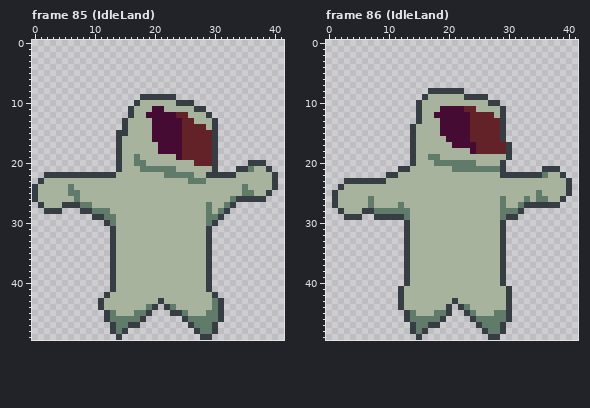
Two versions of one pixel-art file, _asset_builders/sprites/player.ase. Above is the file before it was changed.
42x50 pixels, 90 frames. Shown: frame 85 (IdleLand), frame 86 (IdleLand). The commit also changed other frames, which this record leaves out.
The result:
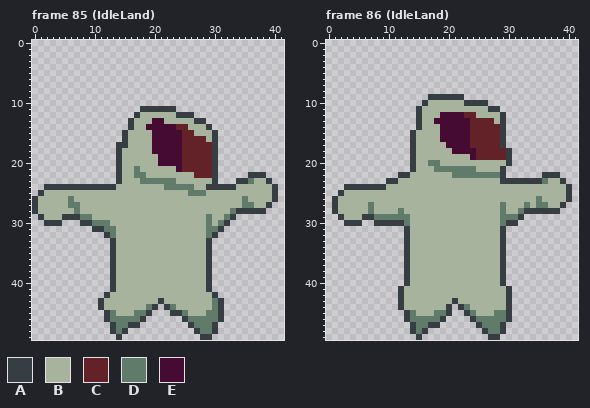
Palette (. is transparent): A #373e43  B #a8b39e  C #632128  D #607b69  E #460b33
Commit message: Improved landing to idle transition animation.
From old to new:
--- frame 85 (IdleLand), layer "Layer 2"
@@ x 0..41 @@
  8 ..........................................
- 9 ..................AAAAAA..................
-10 .................ABBBBBBAAA...............
-11 ................ABBBEEBBBBBAA.............
-12 ................ABBEEEEECCBBBA............
-13 ...............ABBBBEEEEECCBBBA...........
-14 ...............ABBBBEEEEECCCCBA...........
-15 ..............AABBBBEEEEECCCCCA...........
-16 ..............ABBBBBEEEEECCCCCA...........
-17 ..............ABBBBBBEEEECCCCCA...........
-18 ..............ABBBBBBEEEECCCCCA...........
-19 ..............ABBDBBBBBBECCCCCA...........
-20 ..............ABBDDBBBBBBBBCCCA.....AAA...
-21 ..............ABBBDDDDDDBBBBBBA...AADBBA..
-22 ..AAAAAAAAAAAABBBBBBBBDDDDDBBAAAAABBBBBBA.
-23 .ABBBBBBBBBBBBBBBBBBBBBBBBDDDBBBBBBBBBBBA.
-24 ABBBBBDBBBBBBBBBBBBBBBBBBBBBBBBBBBBDBBBBA.
-25 ABBBBBDDBBBBBBBBBBBBBBBBBBBBBBBBBBBDDBBA..
-26 ABBBBBBDBBBBBBBBBBBBBBBBBBBBBBBBBDAAAAA...
-27 .ABBBAAADDBBBBBBBBBBBBBBBBBBBDBBDA........
-28 ..AAA...AADDDBBBBBBBBBBBBBBBBDBDA.........
-29 ..........AADDBBBBBBBBBBBBBBBDDA..........
-30 ............ADBBBBBBBBBBBBBBBDA...........
-31 .............ABBBBBBBBBBBBBBBA............
-32 .............ABBBBBBBBBBBBBBBA............
+ 9 ..........................................
+10 ..........................................
+11 ..................AAAAAA..................
+12 .................ABBBBBBAAA...............
+13 ................ABBBEEBBBBBAA.............
+14 ................ABBEEEEECCBBBA............
+15 ...............ABBBBEEEEECCBBBA...........
+16 ...............ABBBBEEEEECCCCBA...........
+17 ..............AABBBBEEEEECCCCCA...........
+18 ..............ABBBBBEEEEECCCCCA...........
+19 ..............ABBBBBBEEEECCCCCA...........
+20 ..............ABBBBBBEEEECCCCCA...........
+21 ..............ABBDBBBBBBECCCCCA...........
+22 ..............ABBDDBBBBBBBBCCCA.....AAA...
+23 ..............ABBBDDDDDDBBBBBBA...AADBBA..
+24 ..AAAAAAAAAAAABBBBBBBBDDDDDBBAAAAABBBBBBA.
+25 .ABBBBBBBBBBBBBBBBBBBBBBBBDDDBBBBBBBBBBBA.
+26 ABBBBBDBBBBBBBBBBBBBBBBBBBBBBBBBBBBDBBBBA.
+27 ABBBBBDDBBBBBBBBBBBBBBBBBBBBBBBBBBBDDBBA..
+28 ABBBBBBDBBBBBBBBBBBBBBBBBBBBBBBBBDAAAAA...
+29 .ABBBAAADDBBBBBBBBBBBBBBBBBBBDBBDA........
+30 ..AAA...AADDDBBBBBBBBBBBBBBBBDBDA.........
+31 ..........AADDBBBBBBBBBBBBBBBDDA..........
+32 ............ADBBBBBBBBBBBBBBBDA...........
 33 .............ABBBBBBBBBBBBBBBA............
--- frame 86 (IdleLand), layer "Layer 2"
@@ x 0..41 @@
  7 ..........................................
- 8 .................AAAAAA...................
- 9 ................ABBBBBBAAAA...............
-10 ...............ABBBBBBBBBBBAA.............
-11 ...............ABBBEEEECCBBBBA............
-12 ...............ABBEEEEEECCCCBA............
-13 ...............ABBBEEEEECCCCCA............
-14 ..............ABBBBEEEEECCCCCA............
+ 8 ..........................................
+ 9 .................AAAAAA...................
+10 ................ABBBBBBAAAA...............
+11 ...............ABBBBBBBBBBBAA.............
+12 ...............ABBBEEEECCBBBBA............
+13 ...............ABBEEEEEECCCCBA............
+14 ...............ABBBEEEEECCCCCA............
 15 ..............ABBBBEEEEECCCCCA............
-16 ..............ABBBBBEEEECCCCCA............
-17 ..............ABBBBBBEEEECCCCCA...........
-18 ..............ABBBBBBBBBECCCCCA...........
-19 ..............ABBDDBBBBBBBBBBBA...........
-20 ..............ABBBDDDDDDDBBBBA............
-21 ............AABBBBBBBDDDDDDDDA......AAA...
-22 ..........AABBBBBBBBBBBBBBBBBAAAAAAADBBA..
-23 ...AAAAAAABBBBBBBBBBBBBBBBBBBBBBBBBBBBBBA.
-24 ..ABBBBBBBBBBBBBBBBBBBBBBBBBBBBBBBBBBBBBA.
-25 .ABBBBBBBBBBBBBBBBBBBBBBBBBBBBBBBBBDBBBBA.
-26 .ABBBBBDBBBBBBBBBBBBBBBBBBBBBDBBBDBDDBBA..
-27 .ABBBBBDBBBBDBBBBBBBBBBBBBBBBDBBDAAAAAA...
-28 ..ABBBAADDDDDDBBBBBBBBBBBBBBBDDDA.........
-29 ...AAA..AAAAADBBBBBBBBBBBBBBBDAA..........
-30 .............ABBBBBBBBBBBBBBBA............
+16 ..............ABBBBEEEEECCCCCA............
+17 ..............ABBBBBEEEECCCCCA............
+18 ..............ABBBBBBEEEECCCCCA...........
+19 ..............ABBBBBBBBBECCCCCA...........
+20 ..............ABBDDBBBBBBBBBBBA...........
+21 ..............ABBBDDDDDDDBBBBA............
+22 ............AABBBBBBBDDDDDDDDA......AAA...
+23 ..........AABBBBBBBBBBBBBBBBBAAAAAAADBBA..
+24 ...AAAAAAABBBBBBBBBBBBBBBBBBBBBBBBBBBBBBA.
+25 ..ABBBBBBBBBBBBBBBBBBBBBBBBBBBBBBBBBBBBBA.
+26 .ABBBBBBBBBBBBBBBBBBBBBBBBBBBBBBBBBDBBBBA.
+27 .ABBBBBDBBBBBBBBBBBBBBBBBBBBBDBBBDBDDBBA..
+28 .ABBBBBDBBBBDBBBBBBBBBBBBBBBBDBBDAAAAAA...
+29 ..ABBBAADDDDDDBBBBBBBBBBBBBBBDDDA.........
+30 ...AAA..AAAAADBBBBBBBBBBBBBBBDAA..........
 31 .............ABBBBBBBBBBBBBBBA............
Changed places in both pictures, as pixel boxes (x1, y1, x2, y2):
changed: (32, 94, 278, 238)
changed: (332, 88, 572, 226)
